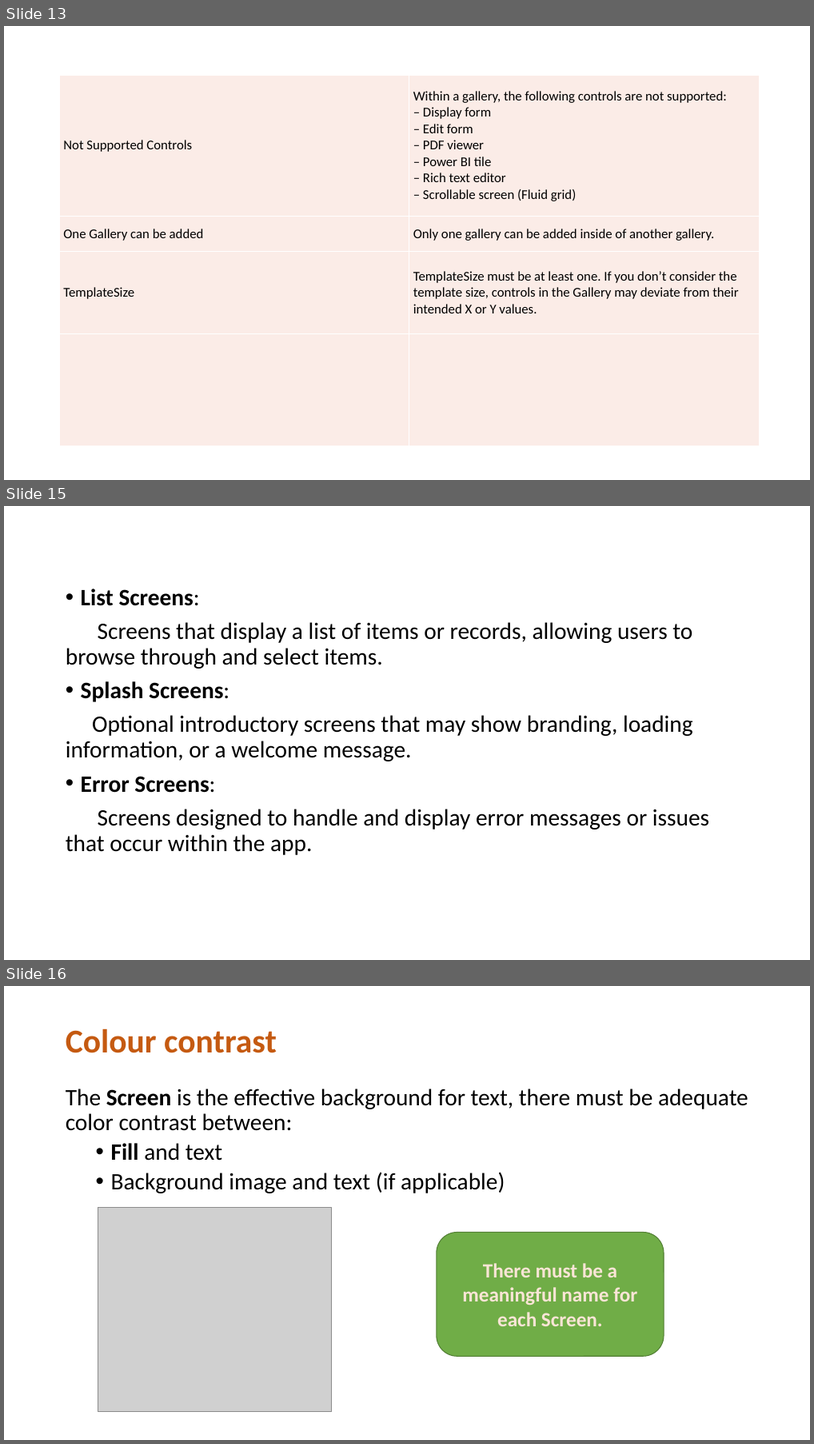
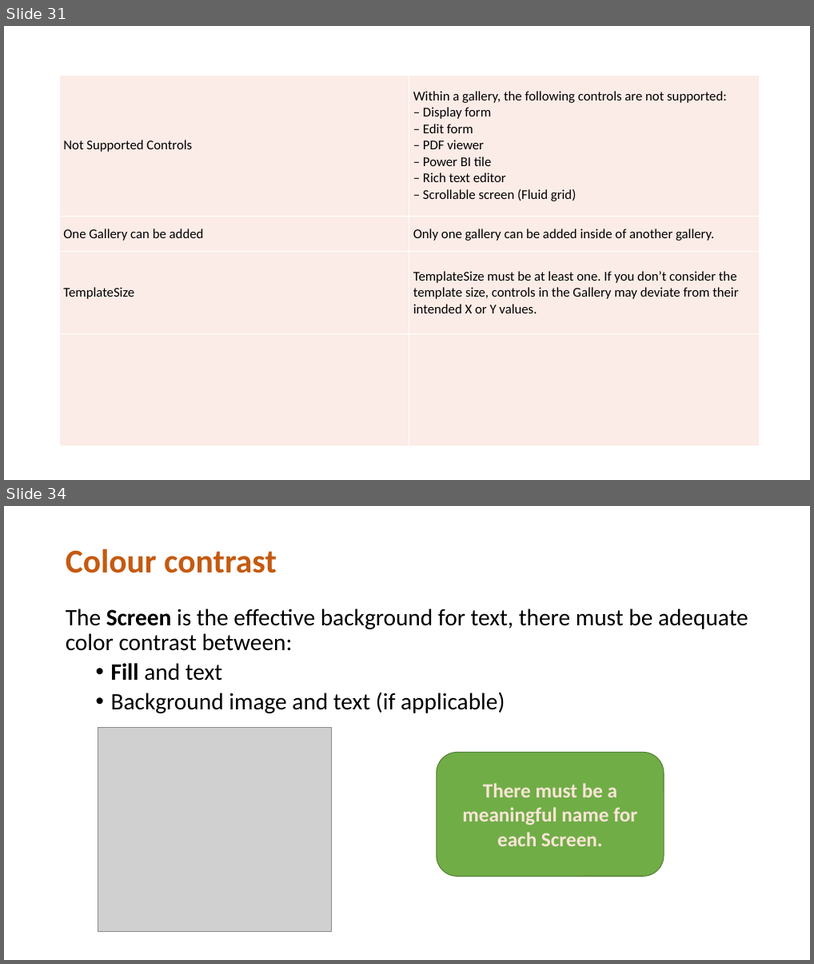
Before and after one commit to raagaraam/PowerApps, a slide deck: POWER APPS.pptx. Shown one above the other, each under a label of ours: slides 13, 15 and 16 before the commit, slides 31 and 34 after it; the slides between them are not shown. The pictures are 814x1444 and 814x964 pixels, drawn with LibreOffice and Linux fonts; fonts in the diff are those of the drawing; grey boxes stand for pictures. Boxes give left, top, right and bottom in pixels: in the first picture for what was removed or moved away, otherwise in the second. Text is boxed around its words. In the diff, an @@ line names an element or a change of style, - is before the commit and + after.

```diff
--- a/POWER APPS.pptx
+++ b/POWER APPS.pptx
@@ slide 15 removed at <box>4,506,810,960</box>, background #FFFFFF @@
@@ text removed at <box>66,588,710,855</box> @@
-• List Screens:
-Screens that display a list of items or records, allowing users to browse through and select items.
-• Splash Screens:
-Optional introductory screens that may show branding, loading information, or a welcome message.
-• Error Screens:
-Screens designed to handle and display error messages or issues that occur within the app.
@@ what was slide 13 is now slide 31 @@
@@ what was slide 16 is now slide 34 @@
```
Also in this commit, not shown: 11 slides changed, 59 slides added, 5 other slides removed.
